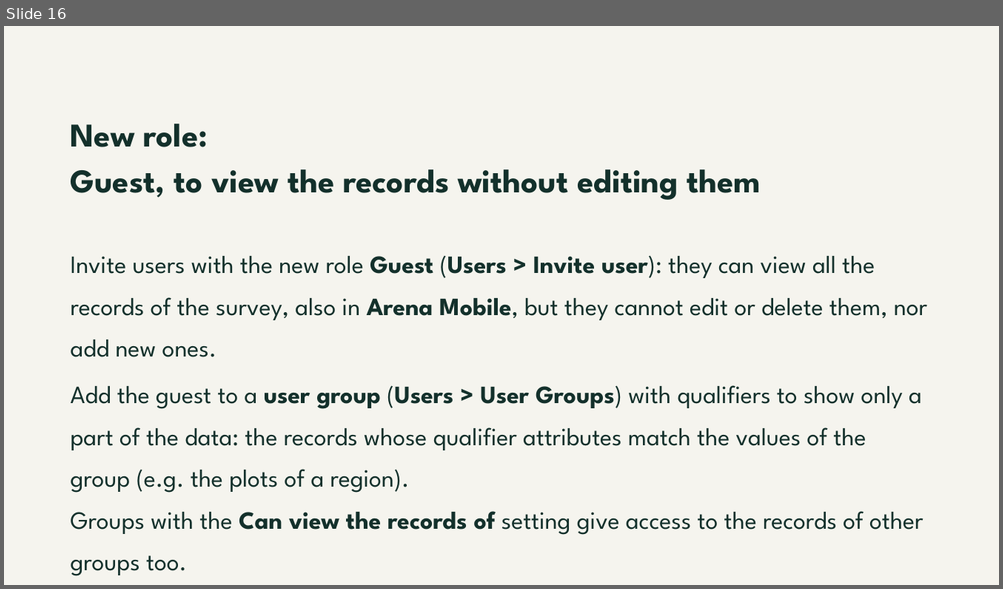
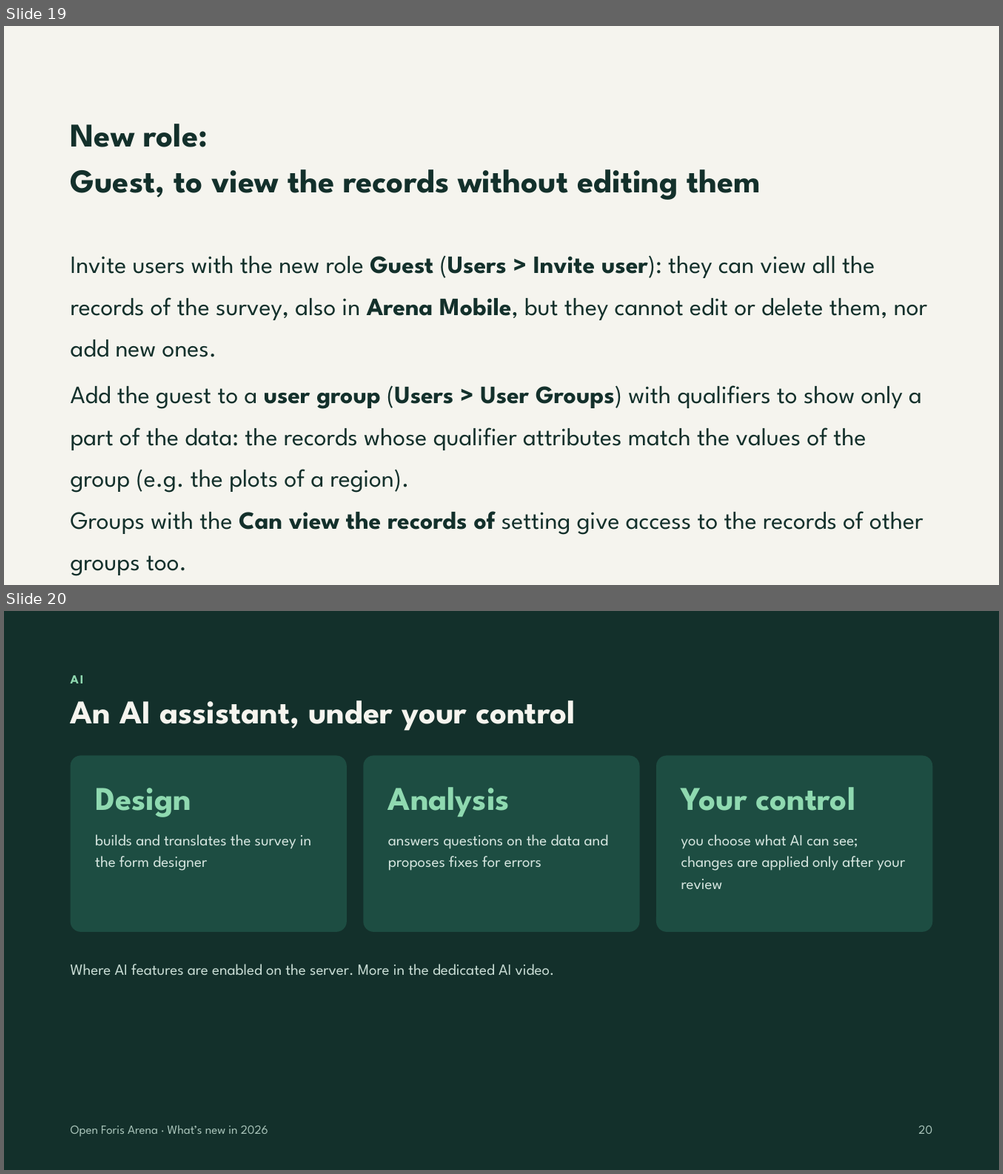
Before and after one commit to openforis/arena, a slide deck: docs/whats-new-2026/arena-whats-new-2026.pptx. Shown one above the other, each under a label of ours: slide 16 before the commit, slides 19 and 20 after it. The pictures are 1003x589 and 1003x1174 pixels, drawn with LibreOffice and Linux fonts; fonts in the diff are those of the drawing. Boxes give left, top, right and bottom in pixels: in the first picture for what was removed or moved away, otherwise in the second. Text is boxed around its words. In the diff, an @@ line names an element or a change of style, - is before the commit and + after.

Commit message:
Docs: What's new in 2026: deck aligned with the video, current Arena and Arena Mobile icons
- Deck (pptx and pdf): slides grouped by area like the video; new slides: sign in with Google and 2FA for everyone, preloaded map layers, position tracking, one AI slide; ODK import no longer beta; Data Explorer slide without the AI query; current Arena logo
- Video: current Arena Mobile icon

```diff
--- a/docs/whats-new-2026/arena-whats-new-2026.pptx
+++ b/docs/whats-new-2026/arena-whats-new-2026.pptx
@@ slide 20 added at (4,611,999,1170), background #13302B @@
@@ text added at (71,675,84,684), 12 pt, text #8FD9B0, bold @@
+AI
@@ title added at (71,701,575,731), 32 pt, text #F5F4EE, bold @@
+An AI assistant, under your control
@@ rounded rectangle added at (71,756,347,933), fill #1D4D42 @@
@@ rounded rectangle added at (363,756,639,933), fill #1D4D42 @@
@@ rounded rectangle added at (656,756,932,933), fill #1D4D42 @@
@@ text added at (95,788,191,817), 32 pt, text #8FD9B0, bold @@
+Design
@@ text added at (388,787,509,817), 32 pt, text #8FD9B0, bold @@
+Analysis
@@ text added at (681,787,855,811), 32 pt, text #8FD9B0, bold @@
+Your control
@@ text added at (95,834,311,871), 15 pt, text #D6E6E0 @@
+builds and translates the survey in the form designer
@@ text added at (388,834,609,871), 15 pt, text #D6E6E0 @@
+answers questions on the data and proposes fixes for errors
@@ text added at (681,834,905,889), 15 pt, text #D6E6E0 @@
+you choose what AI can see; changes are applied only after your review
@@ text added at (71,964,555,975), 15 pt, text #C9DDD5 @@
+Where AI features are enabled on the server. More in the dedicated AI video.
@@ text added at (71,1125,268,1137), 12 pt, text #A9C4BA @@
+Open Foris Arena · What’s new in 2026
@@ text added at (918,1126,932,1134), 12 pt, text #A9C4BA @@
+20
@@ what was slide 16 is now slide 19 @@
```
Also in this commit, not shown: 10 slides changed, 3 other slides added, 3 other files.
